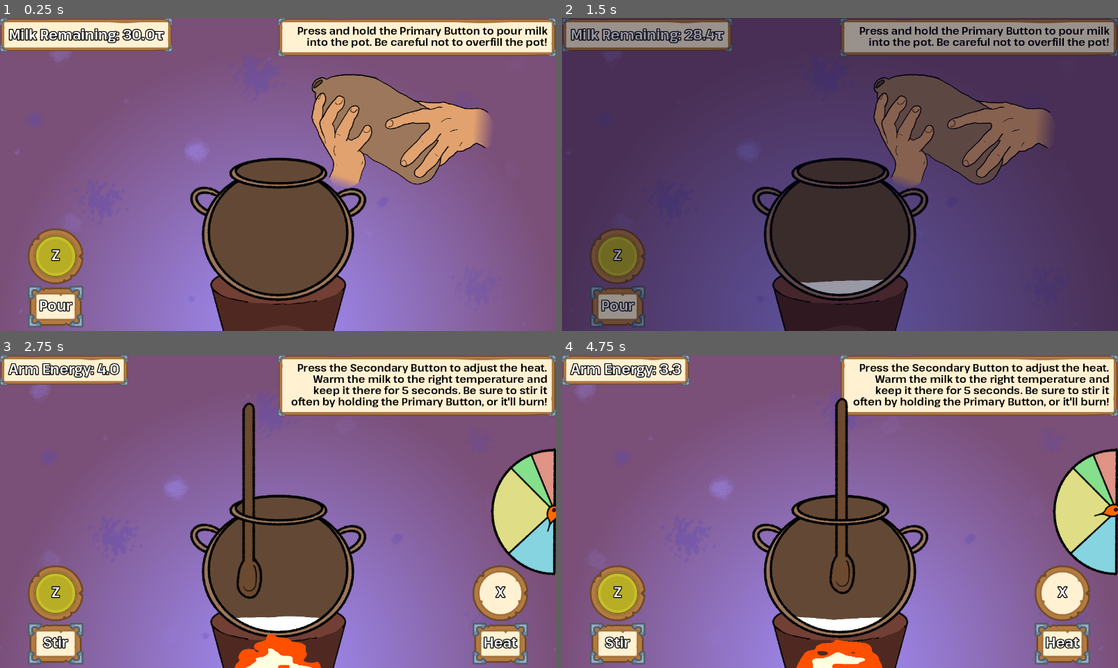
Above: before the commit, frames 1-4 (two rows, left to right).
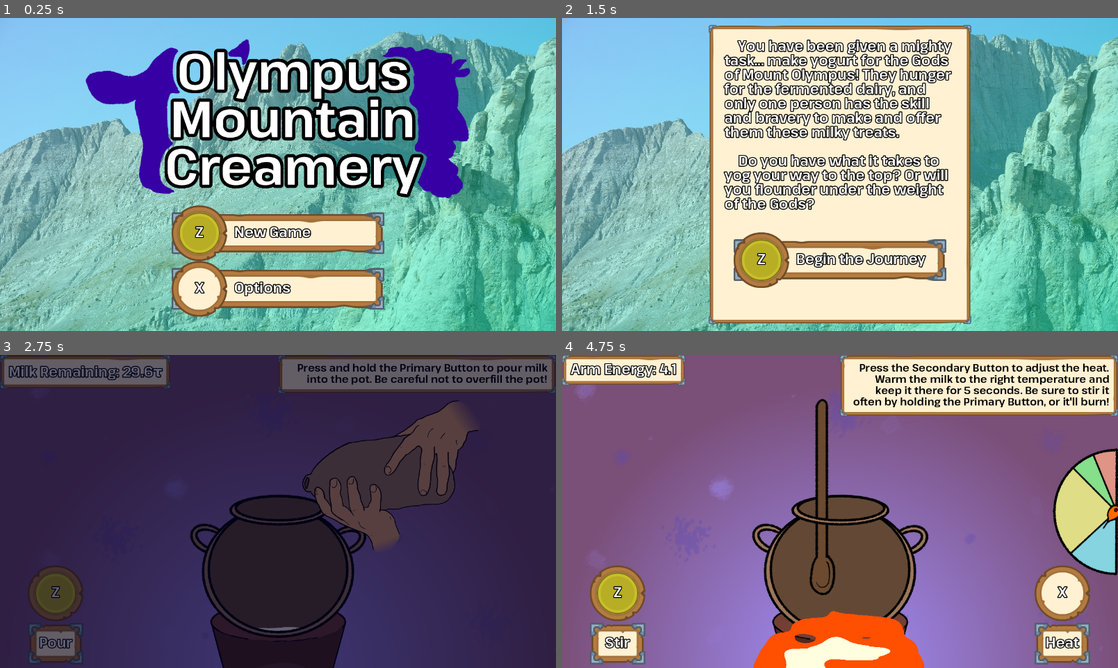
Above: after the commit, the same moments.

Repository: HauntedBees/olympus-mountain-creamery
Game: Godot game, scene res://game_scenes/00_title/title_scene.tscn
Same seed, same stepped clock (60 frames per second), same inputs: the game is played once before the commit and once after it. Before the commit the project starts from res://game_scenes/01_make_yog/make_yog.tscn.
Inputs (mouse positions are in pixels of both pictures, inside the frame that each line leads up to):
- Up to frame 1 (0.25 s): no input
- Up to frame 2 (1.5 s): tap Enter at 0.5 s; move the mouse to (962, 158) at 0.52 s; hold Z (button_one) 0.53-1.28 s; click (962, 158) at 0.67 s; move the mouse to (728, 190) at 1.27 s; tap X (button_two) at 1.35 s; click (728, 190) at 1.42 s
- Up to frame 3 (2.75 s): move the mouse to (333, 442) at 2.02 s; hold Z (button_one) from 2.03 s (still down); click (333, 442) at 2.17 s
- Up to frame 4 (4.75 s): move the mouse to (812, 574) at 2.77 s; release Z (button_one) at 2.78 s; tap X (button_two) at 2.85, 4.35 s; click (812, 574) at 2.92 s; move the mouse to (1006, 558) at 3.52 s; hold Z (button_one) 3.53-4.28 s; click (1006, 558) at 3.67 s; move the mouse to (673, 464) at 4.27 s; click (673, 464) at 4.42 s

The runs differ from the first frame. In frame 1, 99% of the frame differs, in the area x 0-100%, y 0-100%; in frame 2, 99%; in frame 3, 98%; in frame 4, 6.3%.

Commit message:
sure why not

Diff:
--- a/icon.svg
+++ /dev/null
@@ -1 +0,0 @@
-<svg xmlns="http://www.w3.org/2000/svg" width="128" height="128"><rect width="124" height="124" x="2" y="2" fill="#363d52" stroke="#212532" stroke-width="4" rx="14"/><g fill="#fff" transform="translate(12.322 12.322)scale(.101)"><path d="M105 673v33q407 354 814 0v-33z"/><path fill="#478cbf" d="m105 673 152 14q12 1 15 14l4 67 132 10 8-61q2-11 15-15h162q13 4 15 15l8 61 132-10 4-67q3-13 15-14l152-14V427q30-39 56-81-35-59-83-108-43 20-82 47-40-37-88-64 7-51 8-102-59-28-123-42-26 43-46 89-49-7-98 0-20-46-46-89-64 14-123 42 1 51 8 102-48 27-88 64-39-27-82-47-48 49-83 108 26 42 56 81zm0 33v39c0 276 813 276 814 0v-39l-134 12-5 69q-2 10-14 13l-162 11q-12 0-16-11l-10-65H446l-10 65q-4 11-16 11l-162-11q-12-3-14-13l-5-69z"/><path d="M483 600c0 34 58 34 58 0v-86c0-34-58-34-58 0z"/><circle cx="725" cy="526" r="90"/><circle cx="299" cy="526" r="90"/></g><g fill="#414042" transform="translate(12.322 12.322)scale(.101)"><circle cx="307" cy="532" r="60"/><circle cx="717" cy="532" r="60"/></g></svg>
--- a/project.godot
+++ b/project.godot
@@ -11,9 +11,9 @@
 [application]
 
 config/name="Yogurt Mountain"
-run/main_scene="res://game_scenes/01_make_yog/make_yog.tscn"
+run/main_scene="res://game_scenes/00_title/title_scene.tscn"
 config/features=PackedStringArray("4.3", "GL Compatibility")
-config/icon="res://icon.svg"
+config/icon="res://icon.png"
 
 [autoload]
 
Binary file added: icon.png
Not shown, changed: icon.png.import
